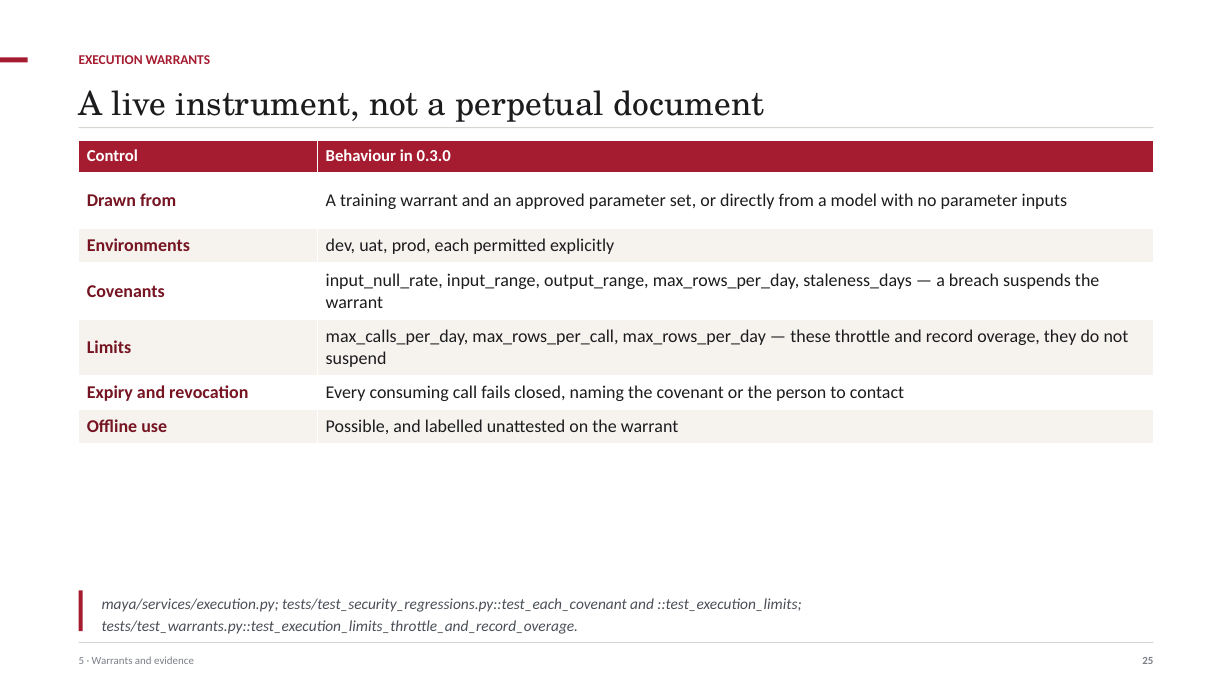
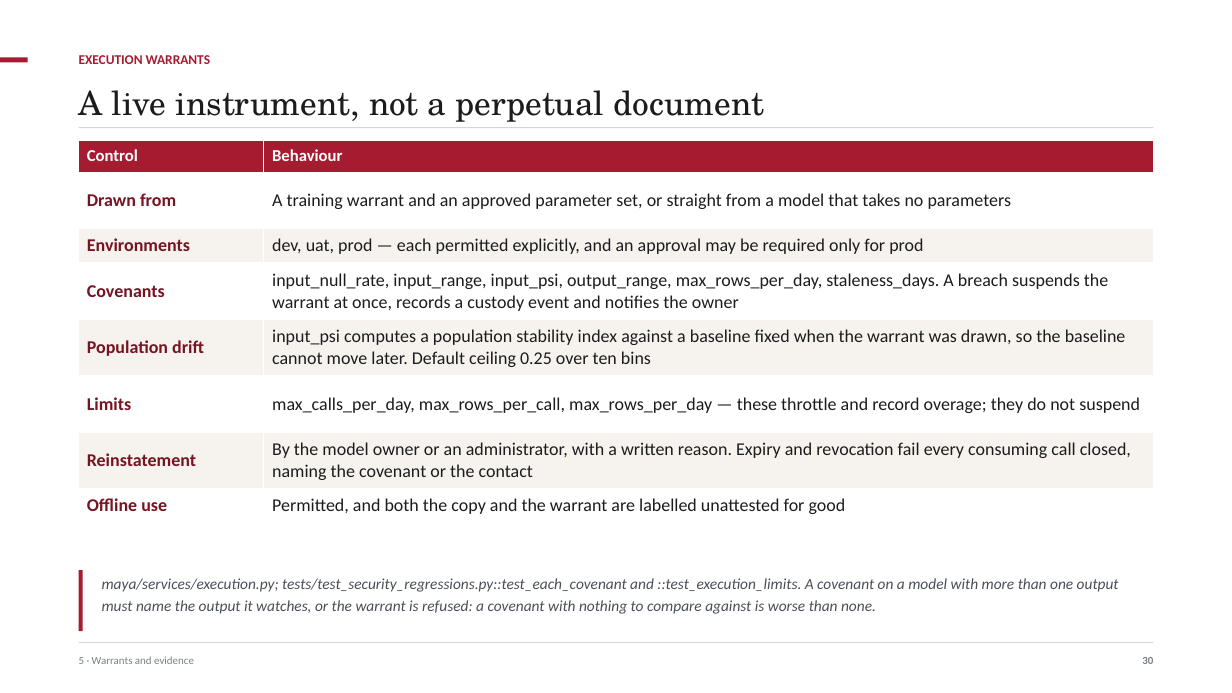
Before and after one commit to ajsinha/maya, a slide deck: slide 30 of docs/MAYA-System-Design.pptx (slide 25 before the commit). Drawn at 1232x693 pixels with LibreOffice and Linux fonts; fonts in the diff are those of the drawing. Boxes give left, top, right and bottom in pixels: in the first picture for what was removed or moved away, otherwise in the second. Text is boxed around its words. In the diff, an @@ line names an element or a change of style, - is before the commit and + after.

Commit message:
Three decks that tell the product, not the paper
The Concepts and Formalism deck walked the research paper and marked each
construction with what MAYA implements. That is commentary on a document,
not an account of a product: a reader who wanted to know what MAYA does
had to care first about what the paper claims. It is deleted, its module
with it, and the theory now lives only in the paper.

In its place MAYA-Capabilities: what the platform does, ending with one
model carried the whole way -- IFRS 9 expected credit loss, three members
and a combiner, the contract that could not see the combiner's own
parameters, the four places MAYA said no, and the finding the study
refused to flatter, that at portfolio level the allowance is 2.67 times
the loss. A worked example is what makes it a story rather than a list.

The other two are rewritten against the code rather than edited. What the
old decks had got wrong, and now say correctly: fifteen feature operators,
not twelve; six covenant kinds, not five; five rungs of the artifact
ladder gate and the sixth records a warning; MAYA evaluates the formula IR
in process and refuses a declared black box outright rather than scoring
it; fragments are chunked in rows, not bytes; seven capacity targets are
met and one is not met reliably; nine case studies are built, not eleven.
There is no committee primitive, so the slides say approval thresholds.

```diff
--- a/docs/MAYA-System-Design.pptx
+++ b/docs/MAYA-System-Design.pptx
@@ table at box(79, 140, 1154, 523) @@
-row 1: Control | Behaviour in 0.3.0
-row 2: Drawn from | A training warrant and an approved parameter set, or directly from a model with no parameter inputs
-row 3: Environments | dev, uat, prod, each permitted explicitly
-row 4: Covenants | input_null_rate, input_range, output_range, max_rows_per_day, staleness_days — a breach suspends the warrant
-row 5: Limits | max_calls_per_day, max_rows_per_call, max_rows_per_day — these throttle and record overage, they do not suspend
-row 6: Expiry and revocation | Every consuming call fails closed, naming the covenant or the person to contact
-row 7: Offline use | Possible, and labelled unattested on the warrant
+row 1: Control | Behaviour
+row 2: Drawn from | A training warrant and an approved parameter set, or straight from a model that takes no parameters
+row 3: Environments | dev, uat, prod — each permitted explicitly, and an approval may be required only for prod
+row 4: Covenants | input_null_rate, input_range, input_psi, output_range, max_rows_per_day, staleness_days. A breach suspends the warrant at once, records a custody event and notifies the owner
+row 5: Population drift | input_psi computes a population stability index against a baseline fixed when the warrant was drawn, so the baseline cannot move later. Default ceiling 0.25 over ten bins
+row 6: Limits | max_calls_per_day, max_rows_per_call, max_rows_per_day — these throttle and record overage; they do not suspend
+row 7: Reinstatement | By the model owner or an administrator, with a written reason. Expiry and revocation fail every consuming call closed, naming the covenant or the contact
+row 8: Offline use | Permitted, and both the copy and the warrant are labelled unattested for good
@@ rectangle: place and size @@
-rectangle at box(79, 591, 82, 631)
+rectangle at box(79, 570, 82, 631)
@@ text at box(102, 578, 1119, 614): text changed @@
-maya/services/execution.py; tests/test_security_regressions.py::test_each_covenant and ::test_execution_limits; tests/test_warrants.py::test_execution_limits_throttle_and_record_overage.
+maya/services/execution.py; tests/test_security_regressions.py::test_each_covenant and ::test_execution_limits. A covenant on a model with more than one output must name the output it watches, or the warrant is refused: a covenant with nothing to compare against is worse than none.
@@ text at box(1142, 657, 1153, 664): text changed @@
-25
+30
```
Also in this commit, not shown: 33 other slides changed, 7 slides added, 12 other files.
